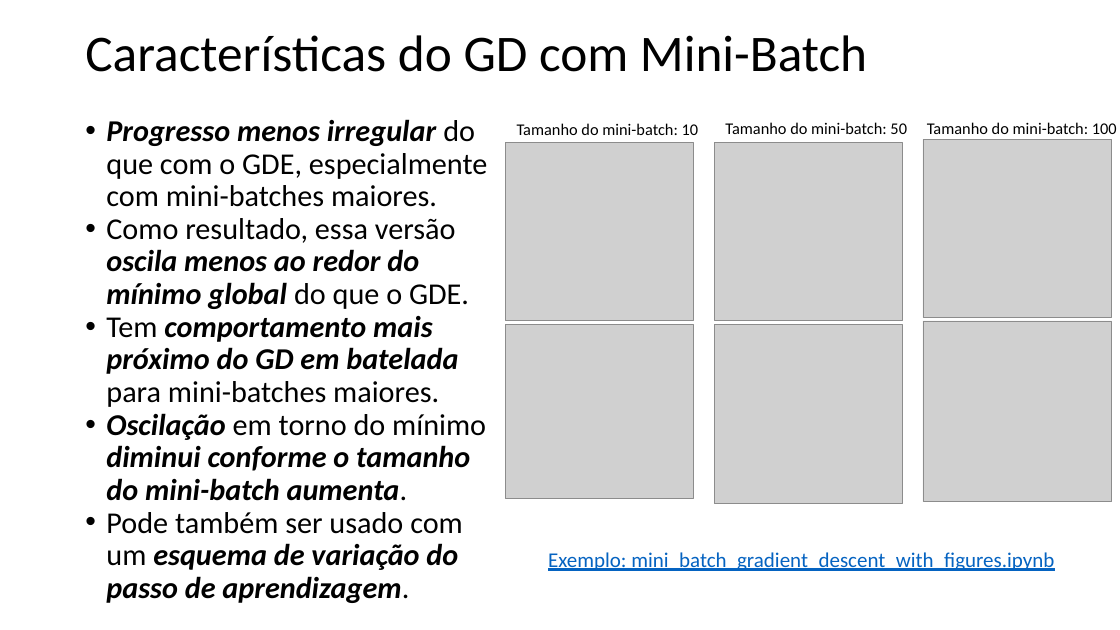
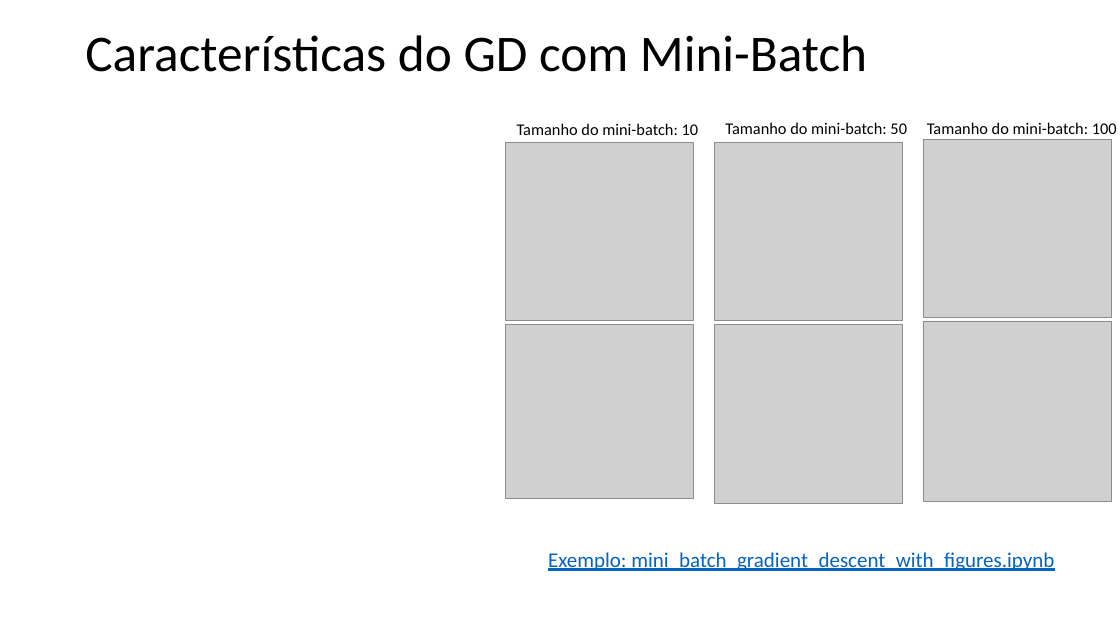
Before and after one commit to zz4fap/t319_aprendizado_de_maquina, a slide deck: slide 16 of slides/T319_Regressão_Linear (Parte II).pptx. Drawn at 1120x630 pixels with LibreOffice and Linux fonts; fonts in the diff are those of the drawing; grey boxes stand for pictures. Boxes give left, top, right and bottom in pixels: in the first picture for what was removed or moved away, otherwise in the second. Text is boxed around its words. In the diff, an @@ line names an element or a change of style, - is before the commit and + after.

```diff
--- a/slides/T319_Regressão_Linear (Parte II).pptx
+++ b/slides/T319_Regressão_Linear (Parte II).pptx
@@ text removed at (x1=106, y1=119, x2=487, y2=603) @@
-• Progresso menos irregular do que com o GDE, especialmente com mini-batches maiores.
-• Como resultado, essa versão oscila menos ao redor do mínimo global do que o GDE.
-• Tem comportamento mais próximo do GD em batelada para mini-batches maiores.
-• Oscilação em torno do mínimo diminui conforme o tamanho do mini-batch aumenta.
-• Pode também ser usado com um esquema de variação do passo de aprendizagem.
```
Also in this commit, not shown: 1 other slide changed, 5 other files.
